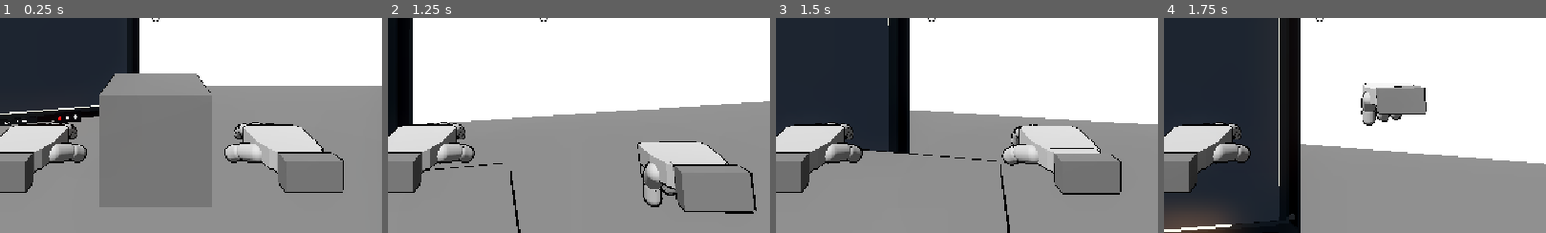
Above: before the commit, frames 1-4 (left to right).
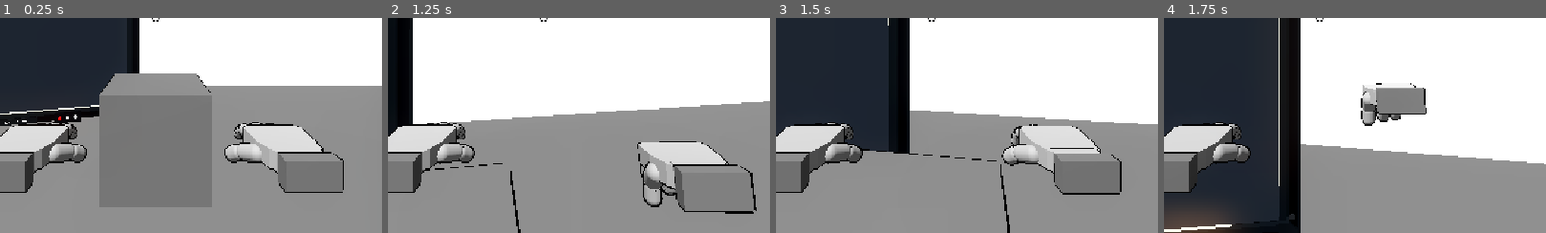
Above: after the commit, the same moments.

Repository: greedisfaust/fowl-play-project
Game: Godot game, scene res://arena/test_arena.tscn
The game is run twice, just before and just after one commit, with the same random seed, the same clock (stepped at 60 frames per second) and the same inputs.
Inputs (mouse positions are % of the whole screen's width and height, from its top left):
- Up to frame 1 (0.25 s): no input
- Up to frame 2 (1.25 s): tap Enter at 0.5 s; move the mouse to (55, 50) at 0.52 s; hold W (move_forward) from 0.53 s (still down); hold Q (punch) from 0.53 s (still down); click (55, 50) at 0.67 s; tap Space (jump) at 0.77 s
- Up to frame 3 (1.5 s): keep holding W (move_forward); move the mouse to (45, 50) at 1.27 s; release Q (punch) at 1.28 s; tap E (interact) at 1.35 s
- Up to frame 4 (1.75 s): keep holding W (move_forward); tap Space (jump) at 1.52 s; tap Q (punch) at 1.55 s
The pictures show only the part of the screen within x 30-80%, y 50-100%; the shares and areas given below are measured in that part.

Frames 1-3 are identical in both runs. In frame 4, 0.2% of the frame differs, in the area x 51-69%, y 30-51%.

Commit message:
Test smooth jab fist pullback and return

Diff:
--- a/fowl-play/combat/combat_presentation.gd
+++ b/fowl-play/combat/combat_presentation.gd
@@ -112,8 +112,8 @@
 static func get_jab_hand_offset(base_offset: Vector3, elapsed: float) -> Vector3:
 	var t: float = clampf(elapsed / JAB_POSE_DURATION_S, 0.0, 1.0)
 	var pullback_to_extension: float = smoothstep(0.0, 0.18, t)
-	var depth: float = lerpf(0.14, -0.045, pullback_to_extension) if t < 0.18 else -0.045 * sin(PI * t)
-	var height: float = lerpf(0.025, 0.02, pullback_to_extension) if t < 0.18 else 0.02
+	var depth: float = lerpf(0.14, -0.045, pullback_to_extension) if t < 0.18 else -0.045 * cos(PI * (t - 0.18) / (2.0 * 0.82))
+	var height: float = 0.025 * sin(PI * t)
 	return base_offset + Vector3(0.0, height, depth)
 
 static func get_jab_body_pose(elapsed: float, local_direction: Vector3) -> Vector3:
--- a/fowl-play/tests/m7_jab_test.gd
+++ b/fowl-play/tests/m7_jab_test.gd
@@ -1,4 +1,4 @@
-## Headless checks for M7.1 jab timing, ray targeting and limp impulse behavior.
+## Headless checks for M7.1 jab gameplay and M7.2 presentation curves.
 extends SceneTree
 const PLAYER_SCENE: PackedScene = preload("res://player/player.tscn")
 const TUNING = preload("res://core/tuning.gd")
@@ -40,8 +40,15 @@
 	var extension: Vector3 = COMBAT_PRESENTATION.get_jab_body_pose(0.10, Vector3.FORWARD)
 	var follow_through: Vector3 = COMBAT_PRESENTATION.get_jab_body_pose(0.20, Vector3.FORWARD)
 	var returned: Vector3 = COMBAT_PRESENTATION.get_jab_body_pose(COMBAT_PRESENTATION.JAB_POSE_DURATION_S, Vector3.FORWARD)
+	var base_hand_offset: Vector3 = Vector3(-0.025, -0.025, 0.075)
+	var windup_hand: Vector3 = COMBAT_PRESENTATION.get_windup_hand_offset(base_hand_offset, 0.20)
+	var jab_start_hand: Vector3 = COMBAT_PRESENTATION.get_jab_hand_offset(base_hand_offset, 0.0)
+	var jab_extension_hand: Vector3 = COMBAT_PRESENTATION.get_jab_hand_offset(base_hand_offset, 0.10)
+	var jab_return_hand: Vector3 = COMBAT_PRESENTATION.get_jab_hand_offset(base_hand_offset, COMBAT_PRESENTATION.JAB_POSE_DURATION_S)
 	if windup.x >= 0.0 or extension.x <= 0.0:
 		_fail("Jab presentation should move from anticipation lean into a forward extension")
+	if windup_hand.z <= base_hand_offset.z or jab_start_hand.z <= base_hand_offset.z or jab_extension_hand.z >= base_hand_offset.z or not jab_return_hand.is_equal_approx(base_hand_offset):
+		_fail("Fist should pull back, extend forward, and return to its authored offset")
 	if follow_through.x <= 0.0:
 		_fail("Jab should hold a readable forward follow-through")
 	if absf(returned.x) > 0.001 or absf(returned.y) > 0.001 or absf(returned.z) > 0.001:
Not shown, changed: docs/PROJECT_OVERVIEW.md
Not shown, changed: docs/PROJECT_STATE.md
Not shown, changed: docs/sessions/features-combat-and-procedural-movement.md
